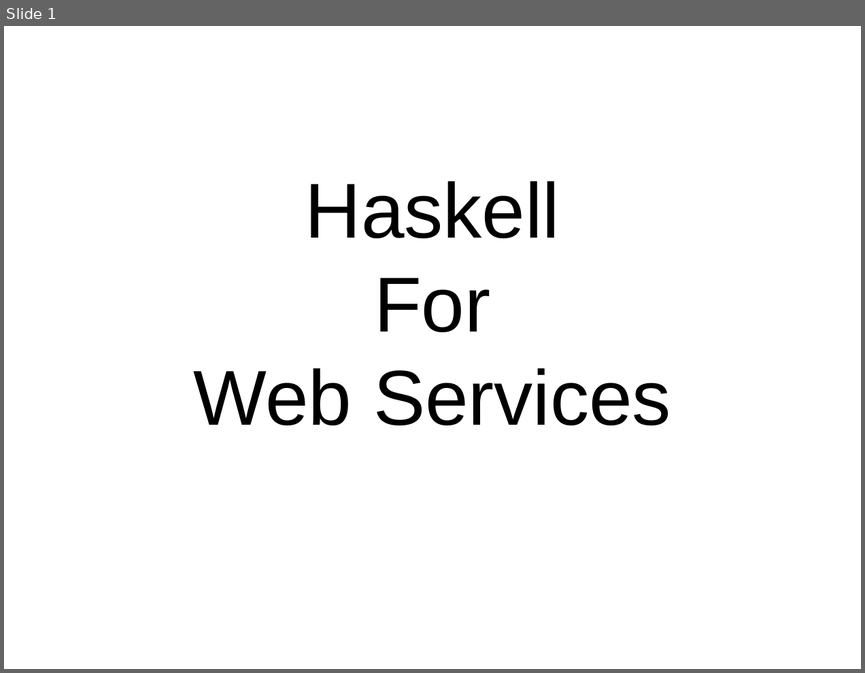
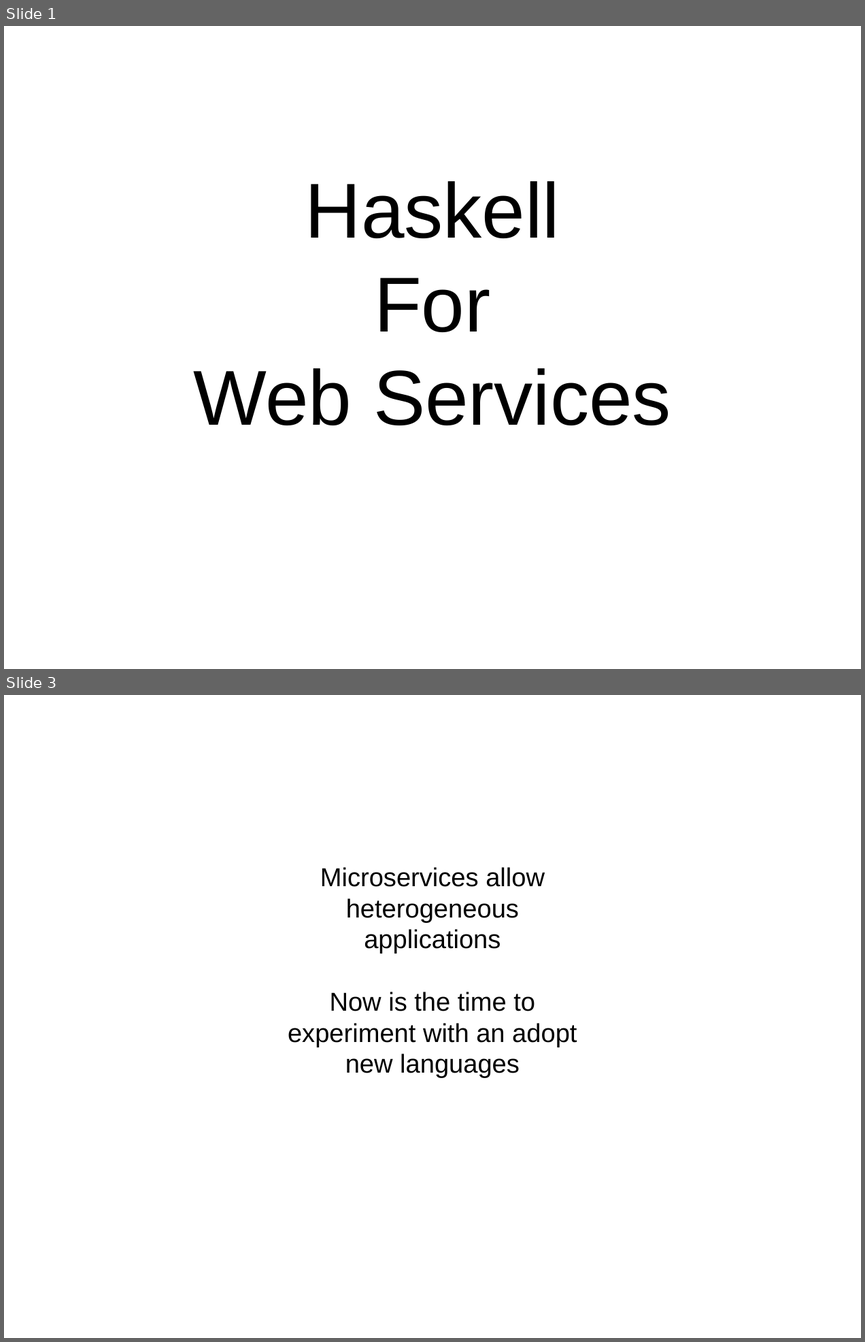
Before and after one commit to bhurt/presentations, a slide deck: webserve.odp. Shown one above the other, each under a label of ours: slide 1 before the commit, slides 1 and 3 after it; the slides between them are not shown. The pictures are 865x673 and 865x1342 pixels, drawn with LibreOffice and Linux fonts; fonts in the diff are those of the drawing. Boxes give left, top, right and bottom in pixels: in the first picture for what was removed or moved away, otherwise in the second. Text is boxed around its words. In the diff, an @@ line names an element or a change of style, - is before the commit and + after.

```diff
--- a/webserve.odp
+++ b/webserve.odp
@@ slide 3 added at (x1=4, y1=695, x2=861, y2=1338), background #FFFFFF @@
@@ subtitle added at (x1=288, y1=867, x2=577, y2=1078), 24 pt, text #000000 @@
+Microservices allow
+heterogeneous
+applications
+Now is the time to
+experiment with an adopt
+new languages
```
Also in this commit, not shown: 1 slide changed, 67 other slides added.
